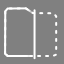
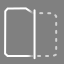
Two versions of the same layered image (64x64). Layer-by-layer changes:
"Folder invisible": opacity 100% → 64%, painted on it over [4, 7, 58, 57]
